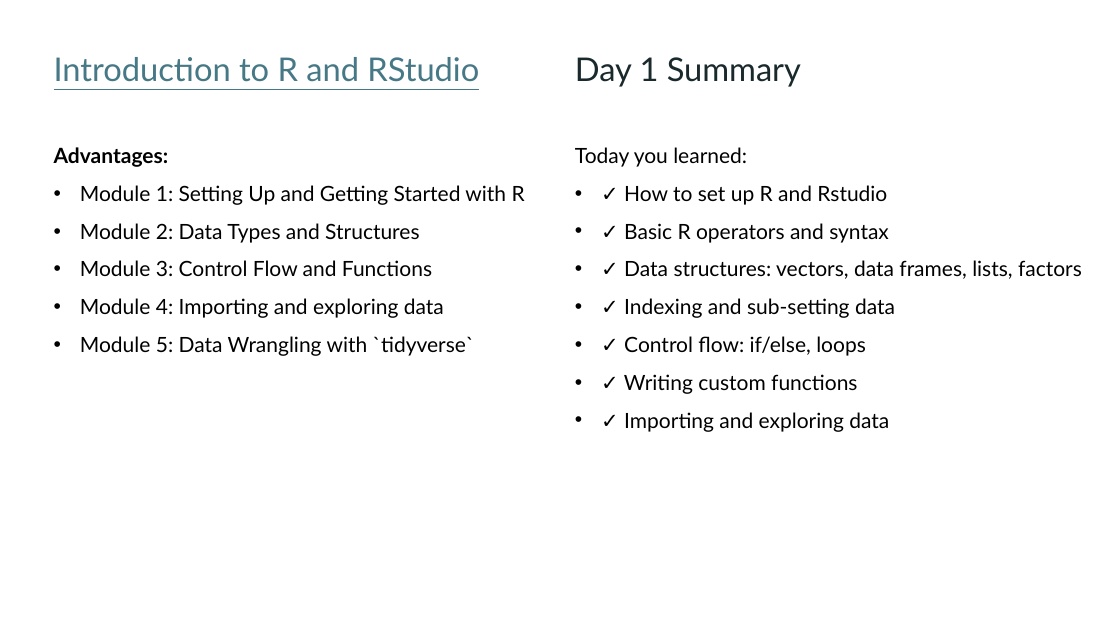
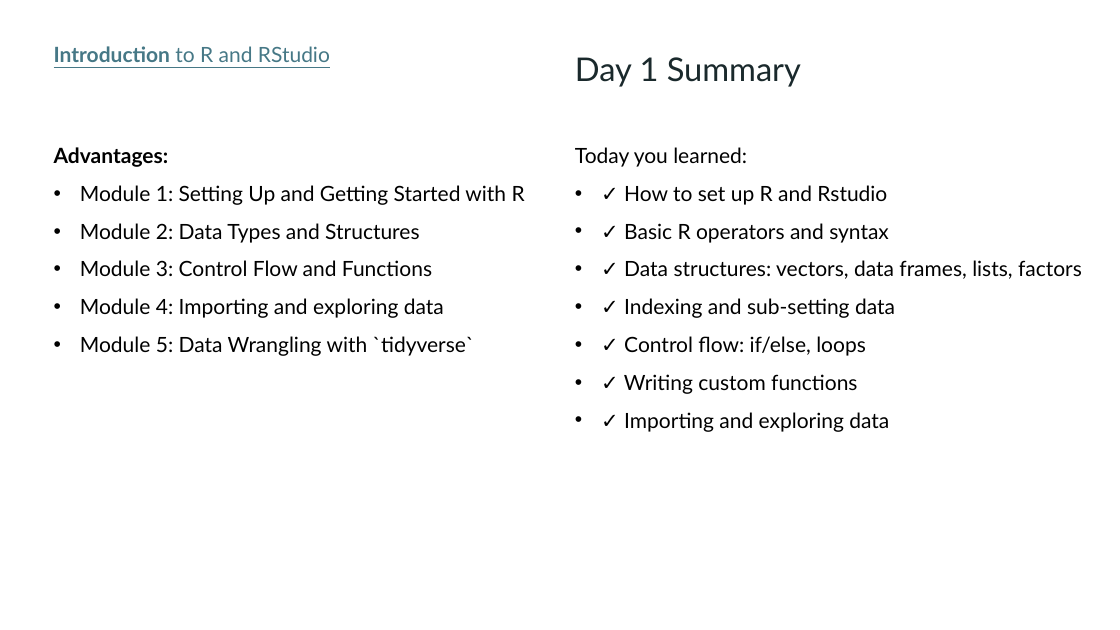
Before and after one commit to lodiag-holocron/r4proteomics, a slide deck: slide 3 of inst/r4proteomics_slides.pptx. Drawn at 1120x630 pixels with LibreOffice and Linux fonts; fonts in the diff are those of the drawing. Boxes give left, top, right and bottom in pixels: in the first picture for what was removed or moved away, otherwise in the second. Text is boxed around its words. In the diff, an @@ line names an element or a change of style, - is before the commit and + after.

```diff
--- a/inst/r4proteomics_slides.pptx
+++ b/inst/r4proteomics_slides.pptx
@@ text "Introduction to R and RStudio" at box(54, 46, 330, 62): size 28 to 18 pt; bold on in "Introduction" @@
```
Also in this commit, not shown: 4 slides added, 4 slides removed, 1 other file.
